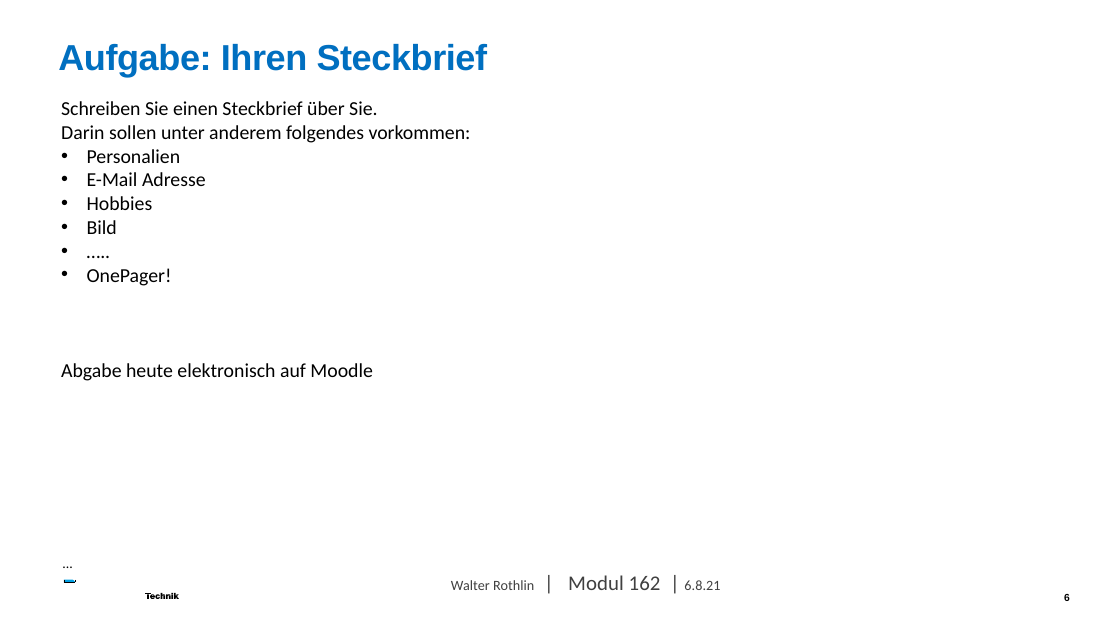
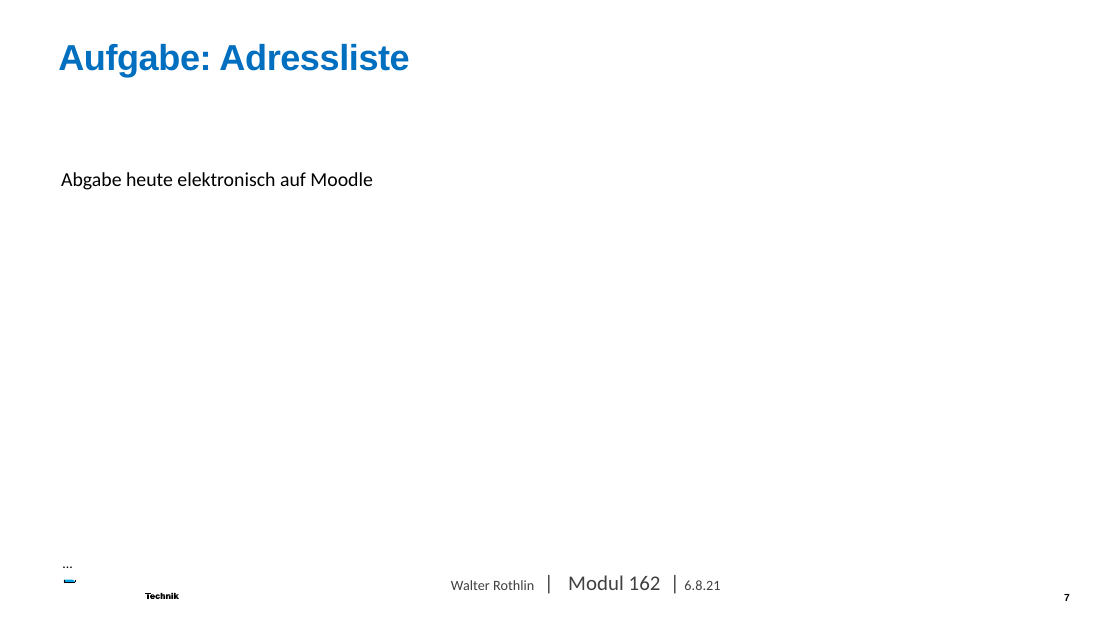
Before and after one commit to walter-rothlin/Source-Code, a slide deck: slide 7 of SchulungsUnterlagen/BZU/162_Einführung_Grundlagen_01.pptx (slide 6 before the commit). Drawn at 1120x630 pixels with LibreOffice and Linux fonts; fonts in the diff are those of the drawing; background and template pictures are left out. Boxes give left, top, right and bottom in pixels: in the first picture for what was removed or moved away, otherwise in the second. Text is boxed around its words. In the diff, an @@ line names an element or a change of style, - is before the commit and + after.

```diff
--- a/SchulungsUnterlagen/BZU/162_Einführung_Grundlagen_01.pptx
+++ b/SchulungsUnterlagen/BZU/162_Einführung_Grundlagen_01.pptx
@@ title at [58, 44, 409, 77]: text changed @@
-Aufgabe: Ihren Steckbrief
+Aufgabe: Adressliste
@@ text at [61, 101, 471, 286]: paragraphs removed @@
-Schreiben Sie einen Steckbrief über Sie.
-Darin sollen unter anderem folgendes vorkommen:
-• Personalien
-• E-Mail Adresse
-• Hobbies
-• Bild
-• …..
-• OnePager!
@@ page number at [1064, 594, 1070, 601]: text changed @@
-6
+7
```
Also in this commit, not shown: 1 other slide changed, 1 slide added, 1 other file.
